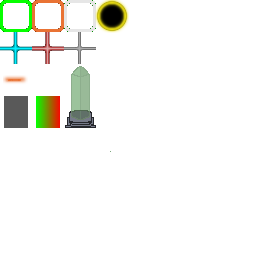
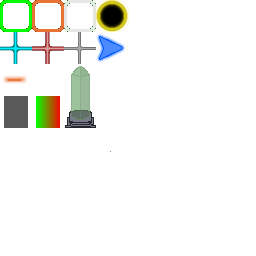
Layer changes from the first 256px x 256px image to the second:
painted on "Background" over (96, 32, 128, 63)
